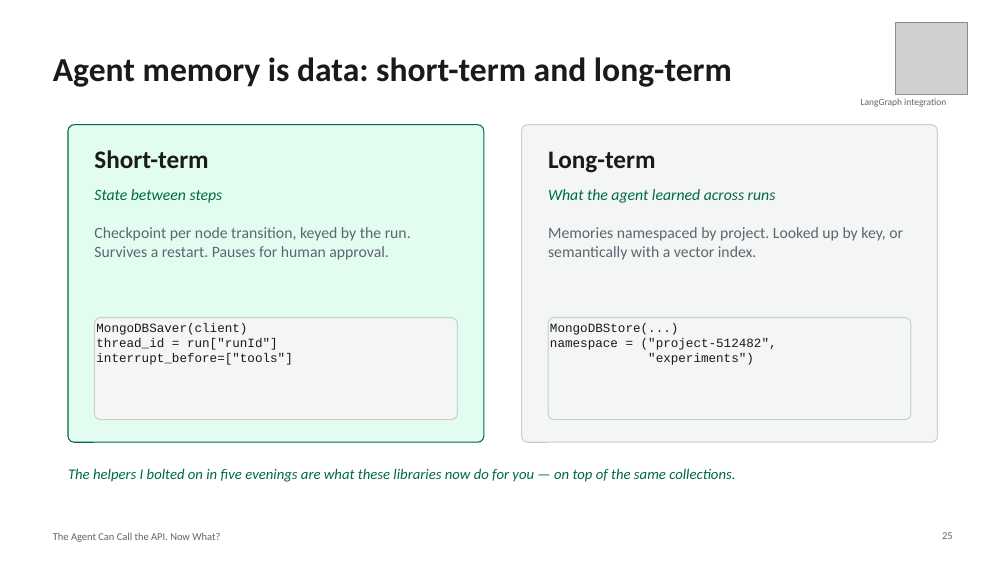
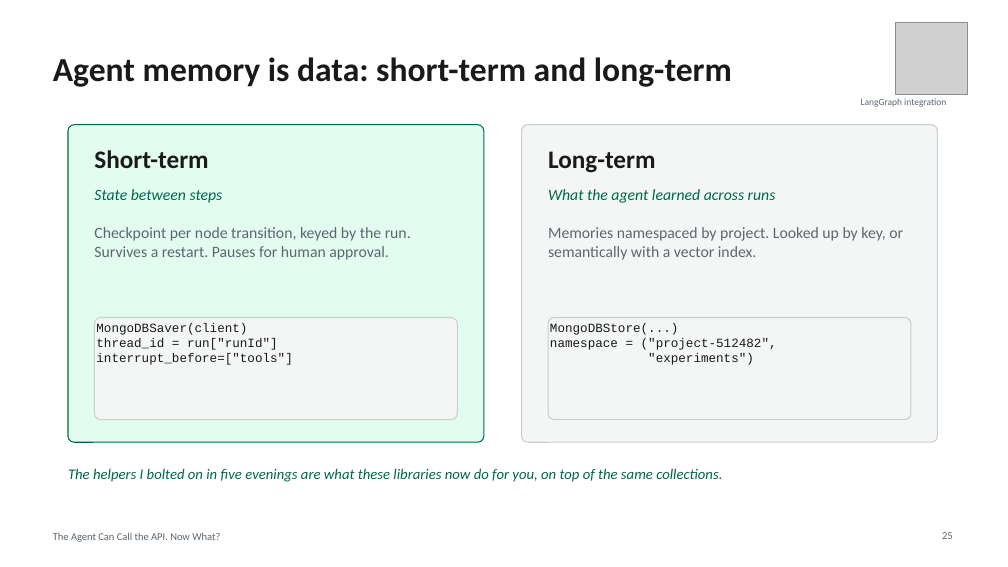
Before and after one commit to eoinjordan/what-should-a-local-agent-remember, a slide deck: slide 25 of slides/what-should-a-local-agent-remember.pptx. Drawn at 1008x567 pixels with LibreOffice and Linux fonts; fonts in the diff are those of the drawing; grey boxes stand for pictures. Boxes give left, top, right and bottom in pixels: in the first picture for what was removed or moved away, otherwise in the second. Text is boxed around its words. In the diff, an @@ line names an element or a change of style, - is before the commit and + after.

```diff
--- a/slides/what-should-a-local-agent-remember.pptx
+++ b/slides/what-should-a-local-agent-remember.pptx
@@ text at box(68, 468, 722, 482): text changed @@
-The helpers I bolted on in five evenings are what these libraries now do for you — on top of the same collections.
+The helpers I bolted on in five evenings are what these libraries now do for you, on top of the same collections.
```
Also in this commit, not shown: 26 other slides changed, 2 slides added, 1 slide removed, 36 other files.
